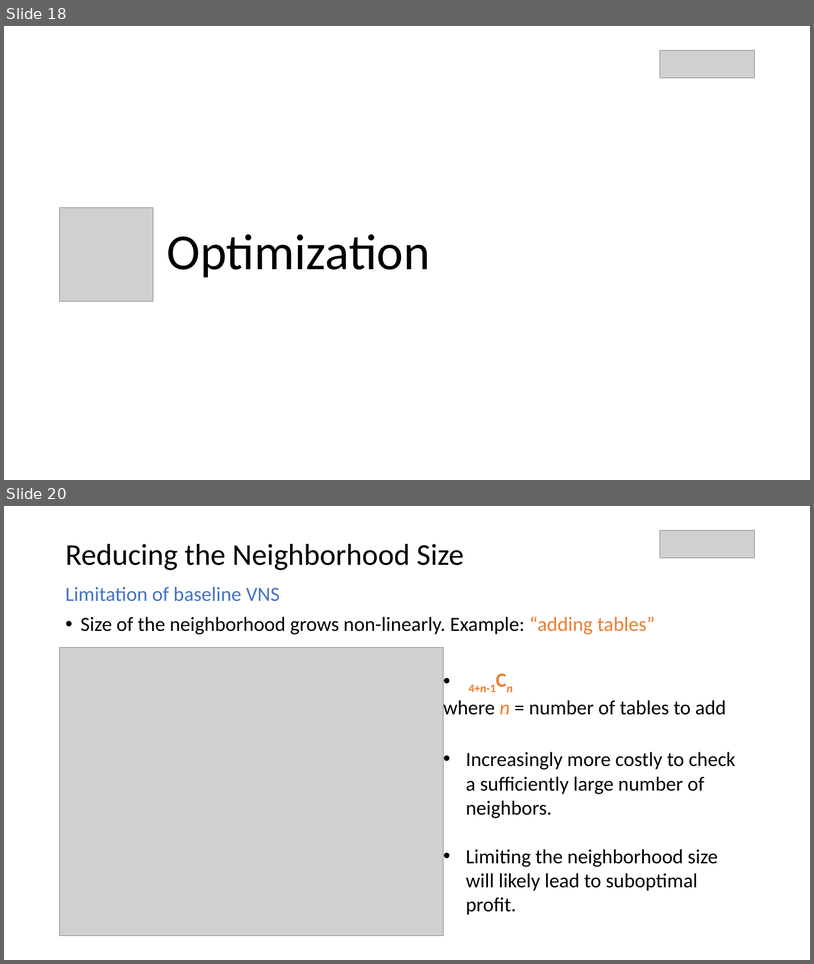
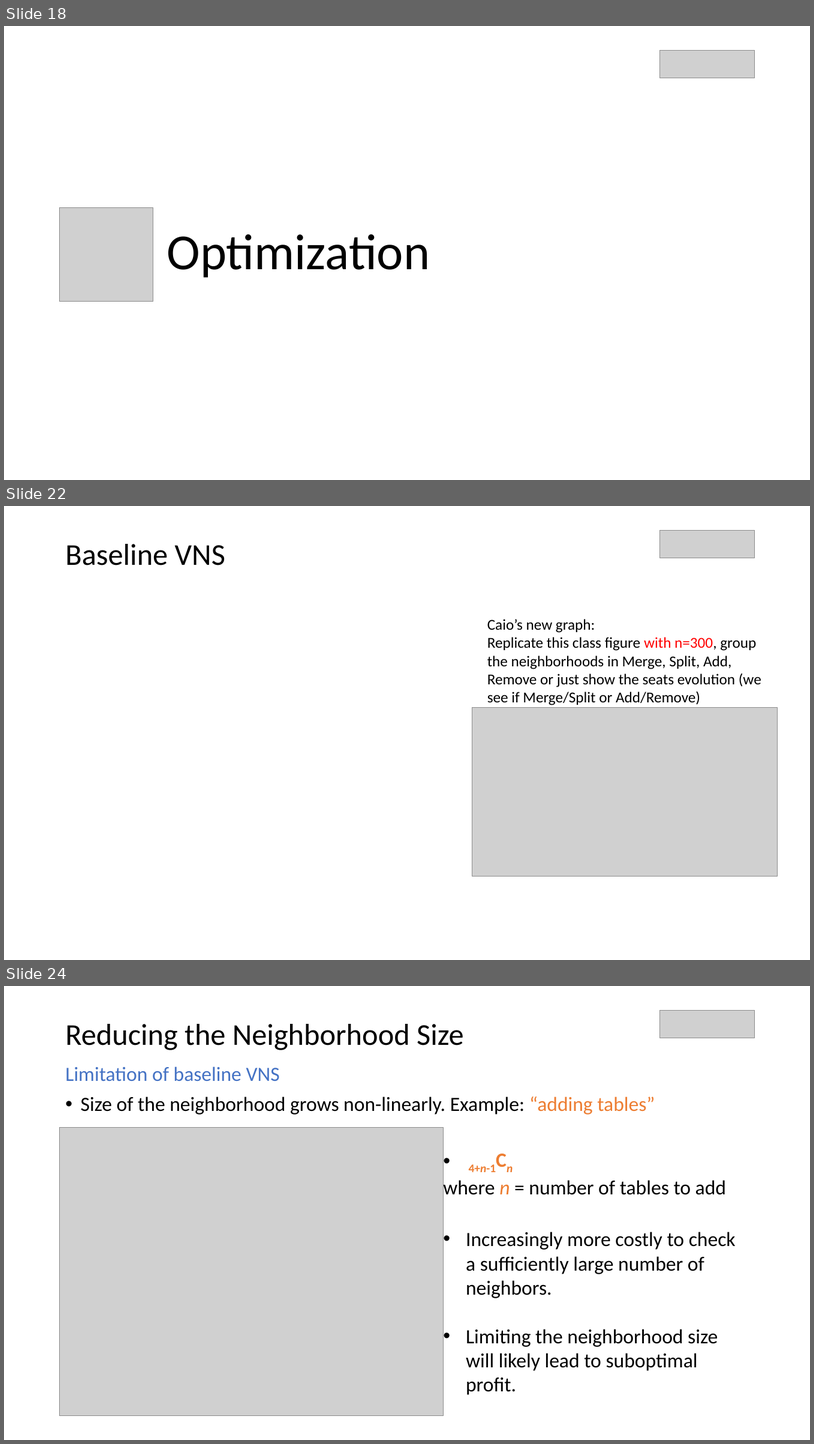
Before and after one commit to parkjan4/OptSim, a slide deck: Presentation.pptx. Shown one above the other, each under a label of ours: slides 18 and 20 before the commit, slides 18, 22 and 24 after it; the slides between them are not shown. The pictures are 814x964 and 814x1444 pixels, drawn with LibreOffice and Linux fonts; fonts in the diff are those of the drawing; grey boxes stand for pictures. Boxes give left, top, right and bottom in pixels: in the first picture for what was removed or moved away, otherwise in the second. Text is boxed around its words. In the diff, an @@ line names an element or a change of style, - is before the commit and + after.

```diff
--- a/Presentation.pptx
+++ b/Presentation.pptx
@@ slide 22 added at (4, 506, 810, 960), background #FFFFFF @@
@@ picture added at (660, 530, 755, 558) @@
@@ text added at (65, 544, 225, 565), 36 pt, text #000000 @@
+Baseline VNS
@@ text added at (488, 619, 762, 705), 18 pt, text #000000 @@
+Caio’s new graph:
+Replicate this class figure with n=300, group the neighborhoods in Merge, Split, Add, Remove or just show the seats evolution (we see if Merge/Split or Add/Remove)
@@ picture added at (473, 708, 779, 876) @@
@@ what was slide 20 is now slide 24 @@
```
Also in this commit, not shown: 1 slide changed, 3 other slides added.
